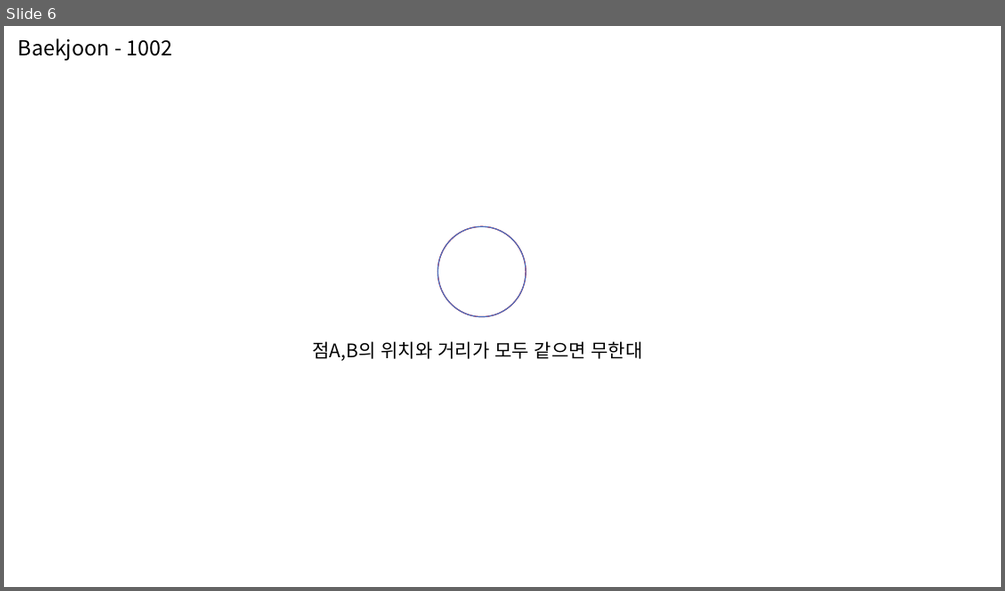
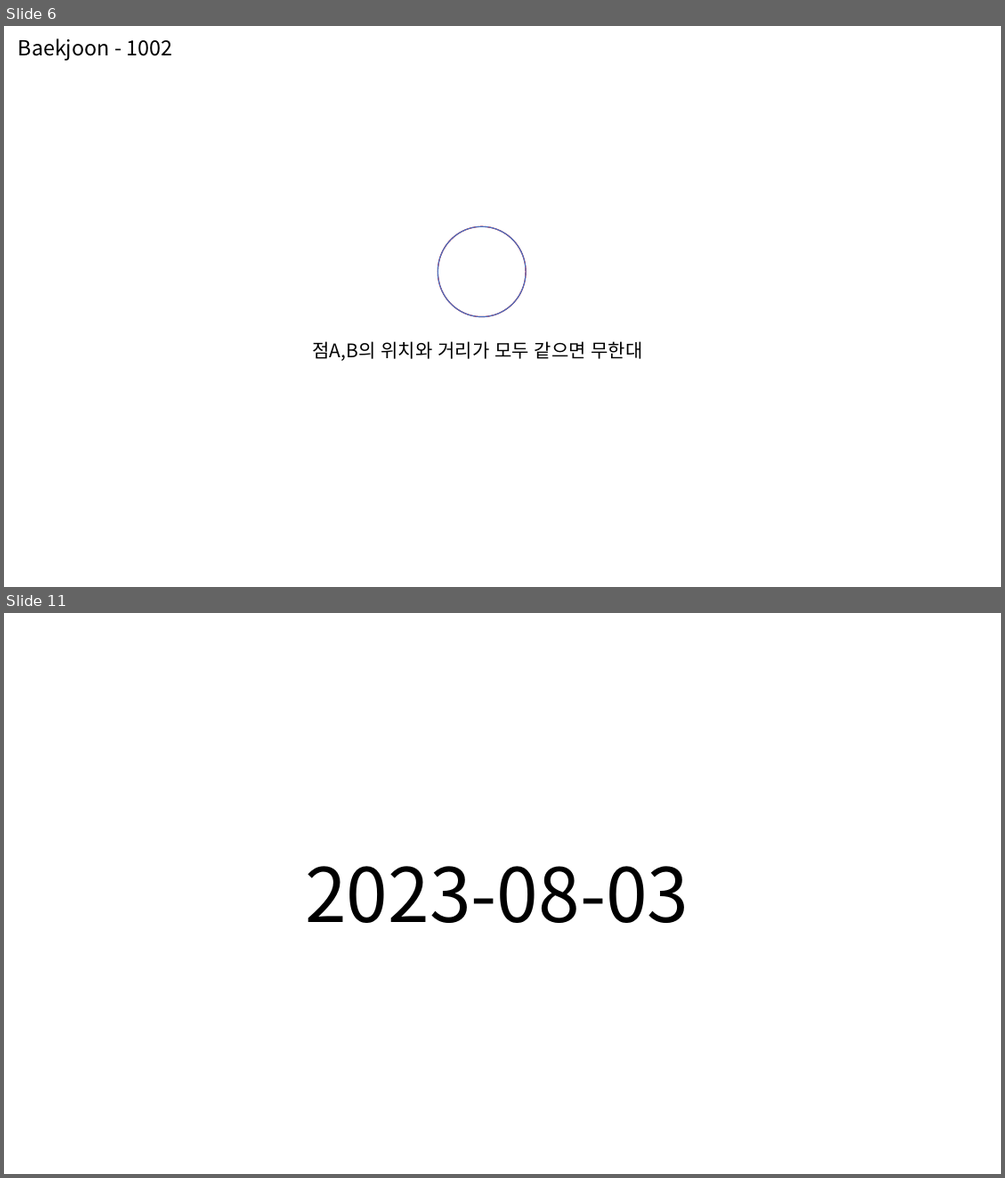
Before and after one commit to wichan7/algo, a slide deck: note.pptx. Shown one above the other, each under a label of ours: slide 6 before the commit, slides 6 and 11 after it; the slides between them are not shown. The pictures are 1005x591 and 1005x1178 pixels, drawn with LibreOffice and Linux fonts; fonts in the diff are those of the drawing. Boxes give left, top, right and bottom in pixels: in the first picture for what was removed or moved away, otherwise in the second. Text is boxed around its words. In the diff, an @@ line names an element or a change of style, - is before the commit and + after.

```diff
--- a/note.pptx
+++ b/note.pptx
@@ slide 11 added at [4,613,1001,1174], background #FFFFFF @@
@@ text added at [305,866,688,923], 72 pt, text #000000 @@
+2023-08-03
```
Also in this commit, not shown: 1 other slide added, 2 other files.
